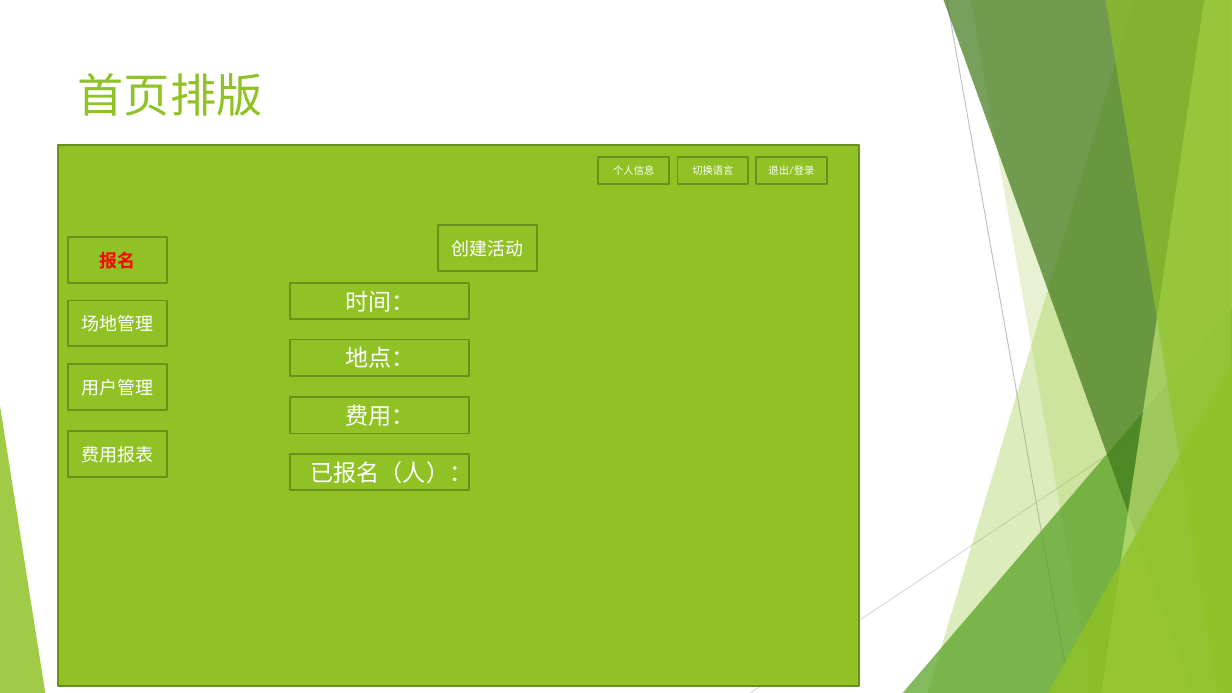
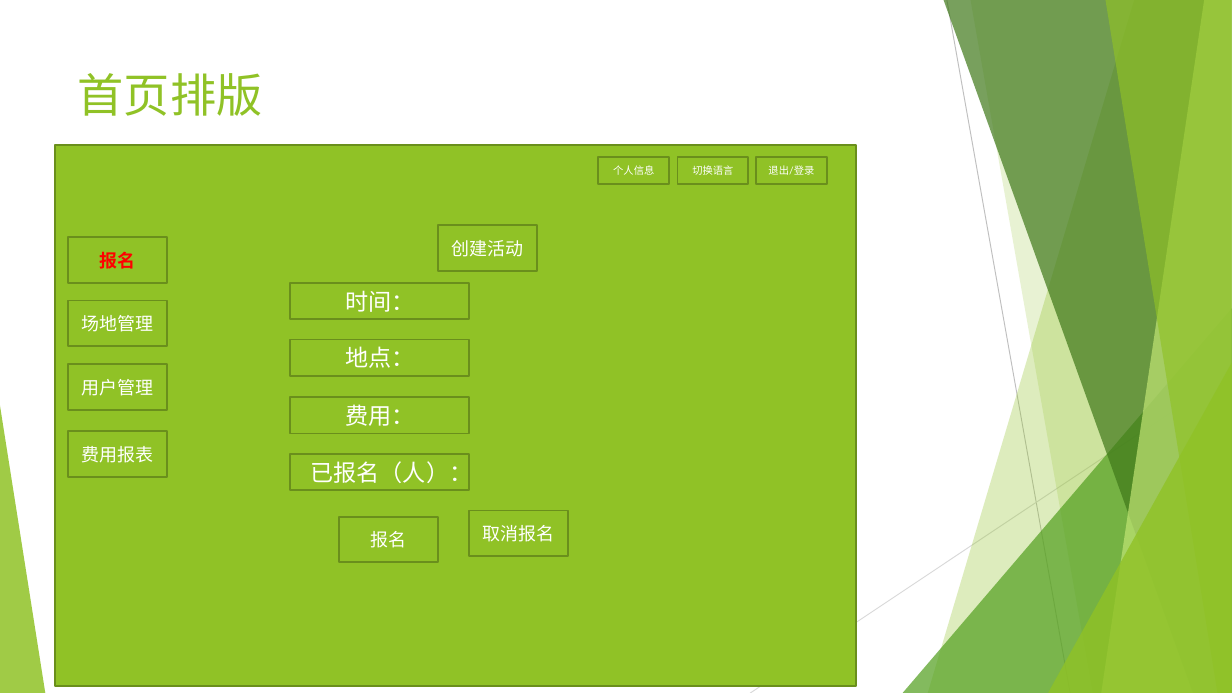
Before and after one commit to xiejieyi-bear/interest_group, a slide deck: slide 4 of doc/兴趣小组管理设计稿.pptx. Drawn at 1232x693 pixels with LibreOffice and Linux fonts; fonts in the diff are those of the drawing. Boxes give left, top, right and bottom in pixels: in the first picture for what was removed or moved away, otherwise in the second. Text is boxed around its words. In the diff, an @@ line names an element or a change of style, - is before the commit and + after.

```diff
--- a/doc/兴趣小组管理设计稿.pptx
+++ b/doc/兴趣小组管理设计稿.pptx
@@ rectangle: place and size @@
-rectangle at box(58, 145, 860, 687)
+rectangle at box(55, 145, 856, 687)
@@ rectangle added at box(339, 517, 438, 562), fill #90C226, outline #6B901C 1.5 pt, 14 pt, text #FFFFFF @@
+报名
@@ rectangle added at box(470, 511, 568, 556), fill #90C226, outline #6B901C 1.5 pt, 14 pt, text #FFFFFF @@
+取消报名
```
Also in this commit, not shown: 2 other slides changed, 2 slides added, 11 other files.
